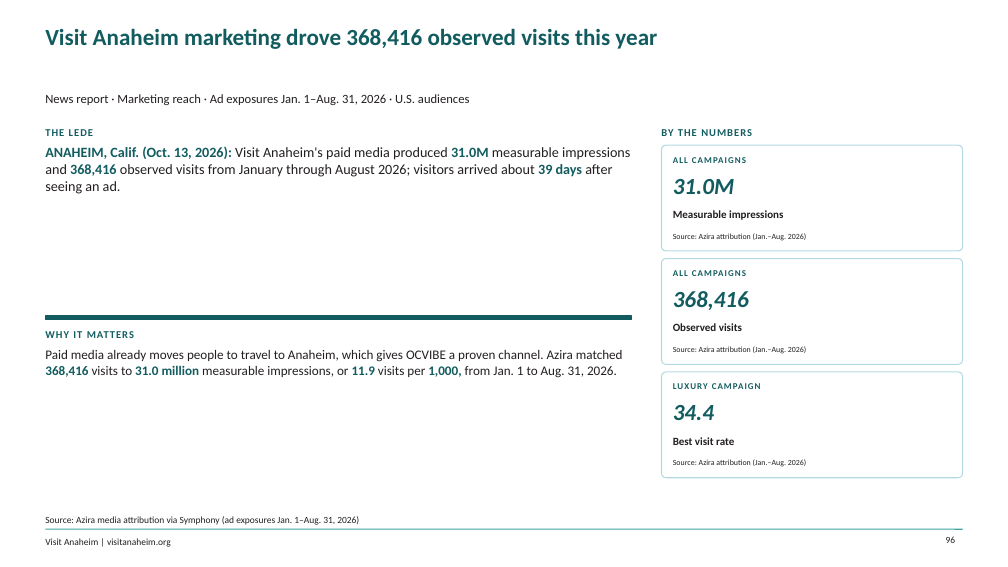
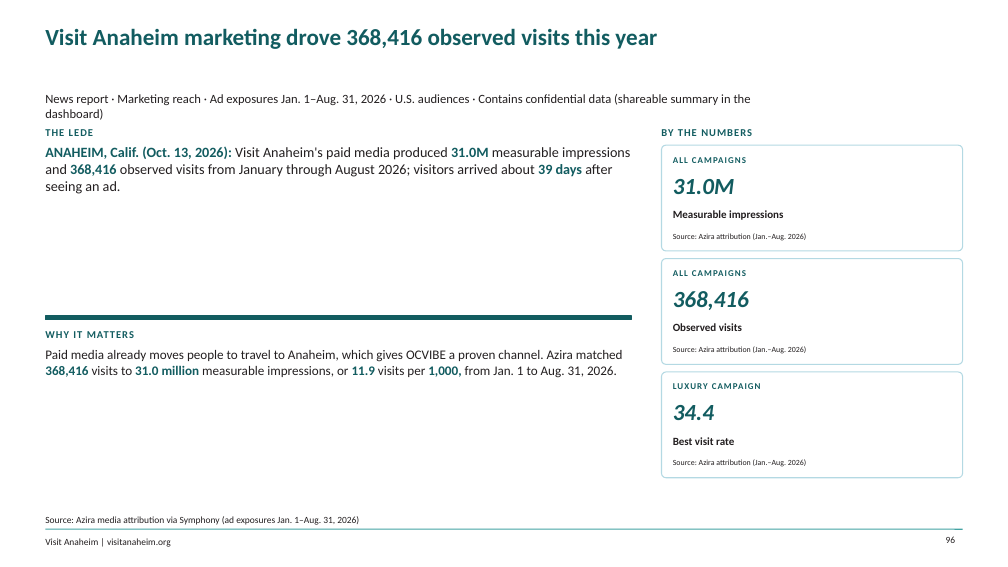
Before and after one commit to bi-visitanaheim/oc-vibe-insights, a slide deck: slide 96 of pipeline/OC_Vibe_Insights.pptx. Drawn at 1008x567 pixels with LibreOffice and Linux fonts; fonts in the diff are those of the drawing; background and template pictures are left out. Boxes give left, top, right and bottom in pixels: in the first picture for what was removed or moved away, otherwise in the second. Text is boxed around its words. In the diff, an @@ line names an element or a change of style, - is before the commit and + after.

```diff
--- a/pipeline/OC_Vibe_Insights.pptx
+++ b/pipeline/OC_Vibe_Insights.pptx
@@ text at (x1=45, y1=94, x2=751, y2=120): text changed @@
-News report · Marketing reach · Ad exposures Jan. 1–Aug. 31, 2026 · U.S. audiences
+News report · Marketing reach · Ad exposures Jan. 1–Aug. 31, 2026 · U.S. audiences · Contains confidential data (shareable summary in the dashboard)
```
Also in this commit, not shown: 19 other slides changed, 2 slides added, 24 other files.
